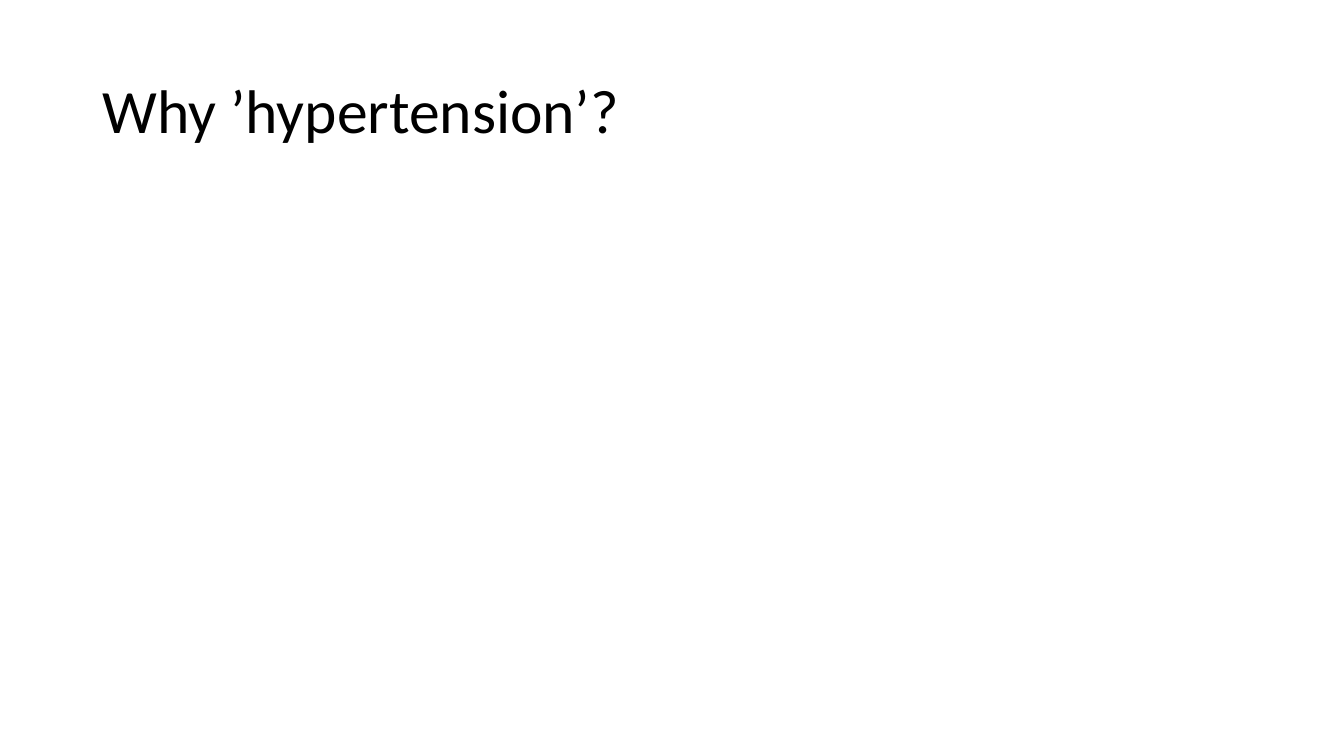
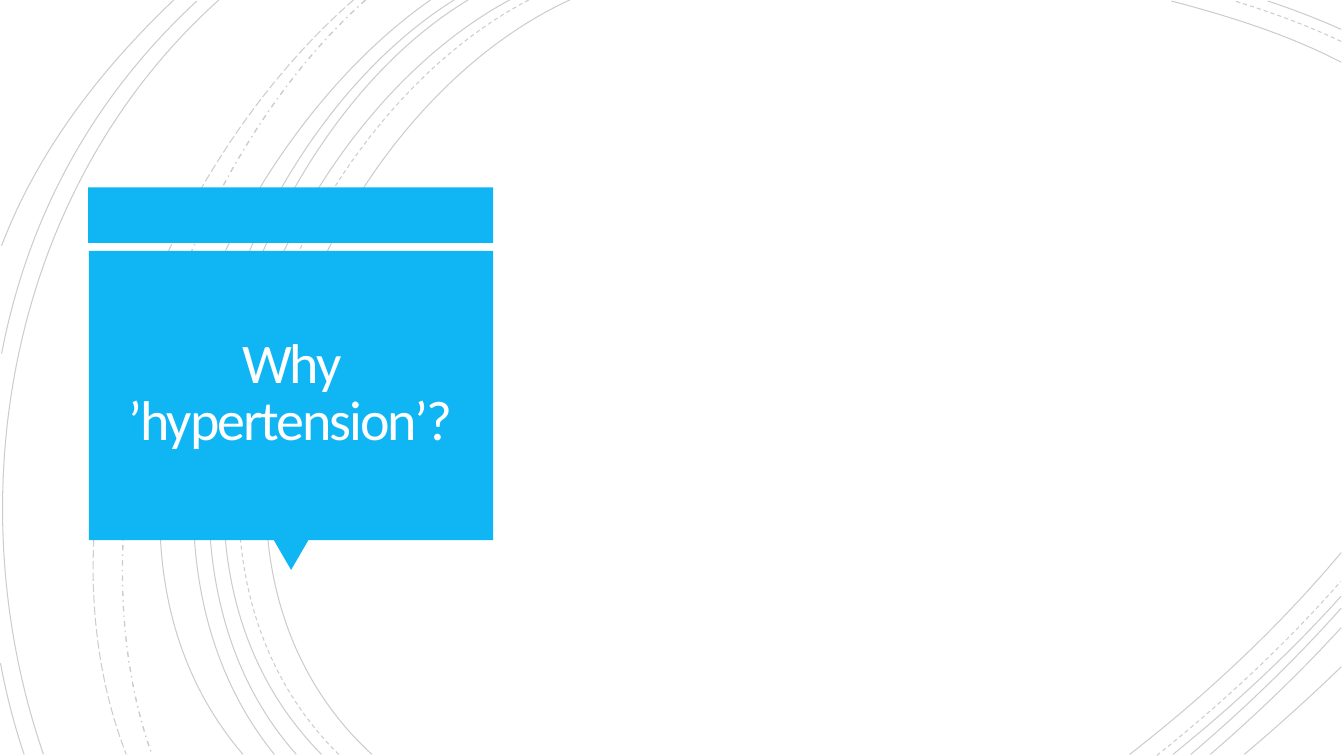
Before and after one commit to jleblond/NHANES_data_analytics, a slide deck: slide 4 of presentation.pptx. Drawn at 1344x756 pixels with LibreOffice and Linux fonts; fonts in the diff are those of the drawing. Boxes give left, top, right and bottom in pixels: in the first picture for what was removed or moved away, otherwise in the second. Text is boxed around its words. In the diff, an @@ line names an element or a change of style, - is before the commit and + after.

```diff
--- a/presentation.pptx
+++ b/presentation.pptx
@@ group added at bbox=[0, 0, 1342, 756]: 21 freeform shapes @@
@@ rectangle added at bbox=[89, 188, 494, 243], fill #10B6F4 @@
@@ rectangle added at bbox=[89, 251, 493, 540], fill #10B6F4 @@
@@ title "Why ’hypertension’?": place and size @@
-title "Why ’hypertension’?" at bbox=[102, 90, 619, 143]
+title "Why ’hypertension’?" at bbox=[129, 344, 453, 449]
@@ title "Why ’hypertension’?" at bbox=[129, 344, 453, 449]: size 44 to 40 pt, text colour #000000 to #FFFEFF, letter spacing 0 to -1.5 pt; alignment left to centre; line spacing 0.9 to 0.85 @@
@@ triangle added at bbox=[273, 540, 309, 571], fill #10B6F4 @@
```
Also in this commit, not shown: 3 other slides changed, 10 slides added, 1 slide removed, 5 other files.
